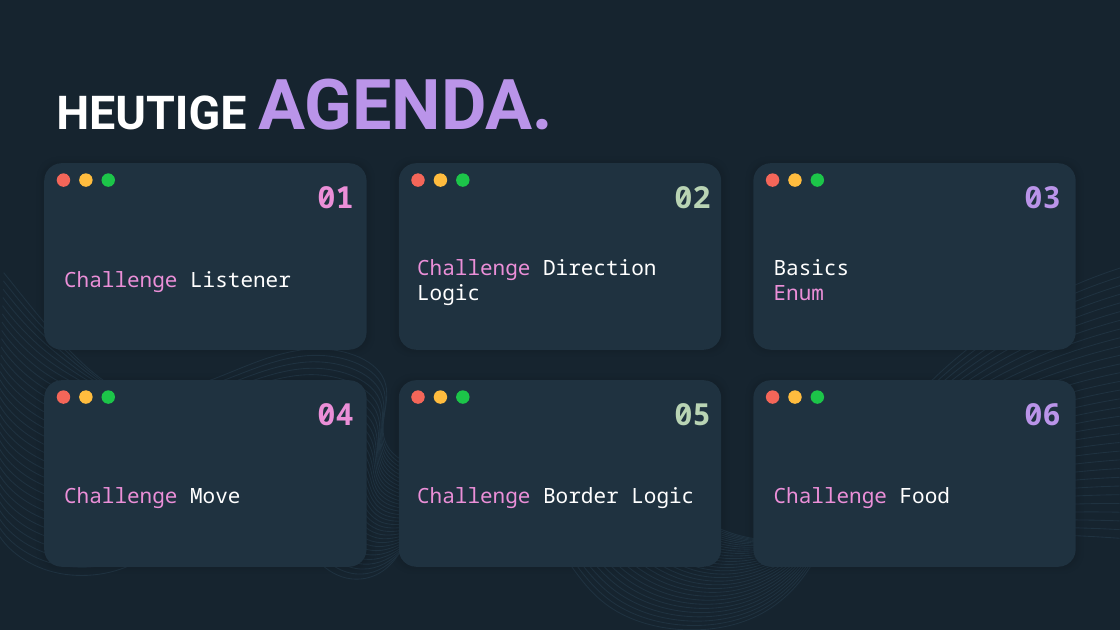
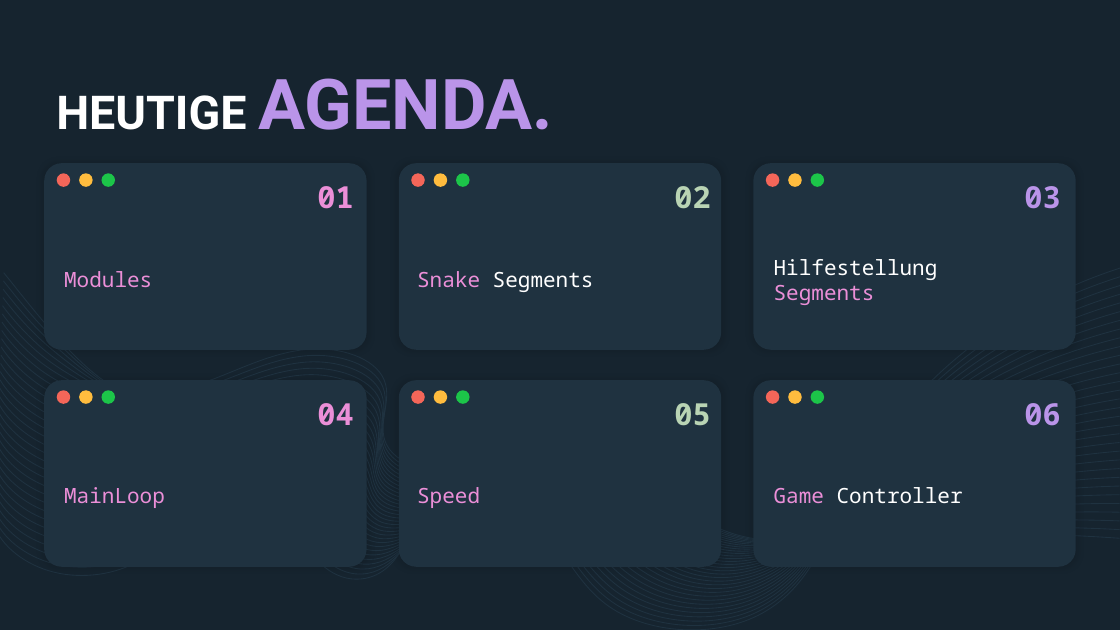
Before and after one commit to derech1e/python-beginner-course, a slide deck: slide 2 of 008/lesson_8.pptx. Drawn at 1120x630 pixels with LibreOffice and Linux fonts; fonts in the diff are those of the drawing. Boxes give left, top, right and bottom in pixels: in the first picture for what was removed or moved away, otherwise in the second. Text is boxed around its words. In the diff, an @@ line names an element or a change of style, - is before the commit and + after.

```diff
--- a/008/lesson_8.pptx
+++ b/008/lesson_8.pptx
@@ text at (774,259,938,305): text changed @@
-Basics
-Enum
+Hilfestellung
+Segments
@@ text at (64,271,152,287): text changed @@
-Challenge Listener
+Modules
@@ text at (417,271,594,292): text changed @@
-Challenge Direction Logic
+Snake Segments
@@ text at (64,487,165,508): text changed @@
-Challenge Move
+MainLoop
@@ text at (417,487,480,508): text changed; text colour #FFFFFF to #EB8FD8 @@
-Challenge Border Logic
+Speed
@@ text at (774,487,963,504): text changed; text colour #EB8FD8 to #FFFFFF @@
-Challenge Food
+Game Controller
```
Also in this commit, not shown: 5 other slides changed, 21 other files.
